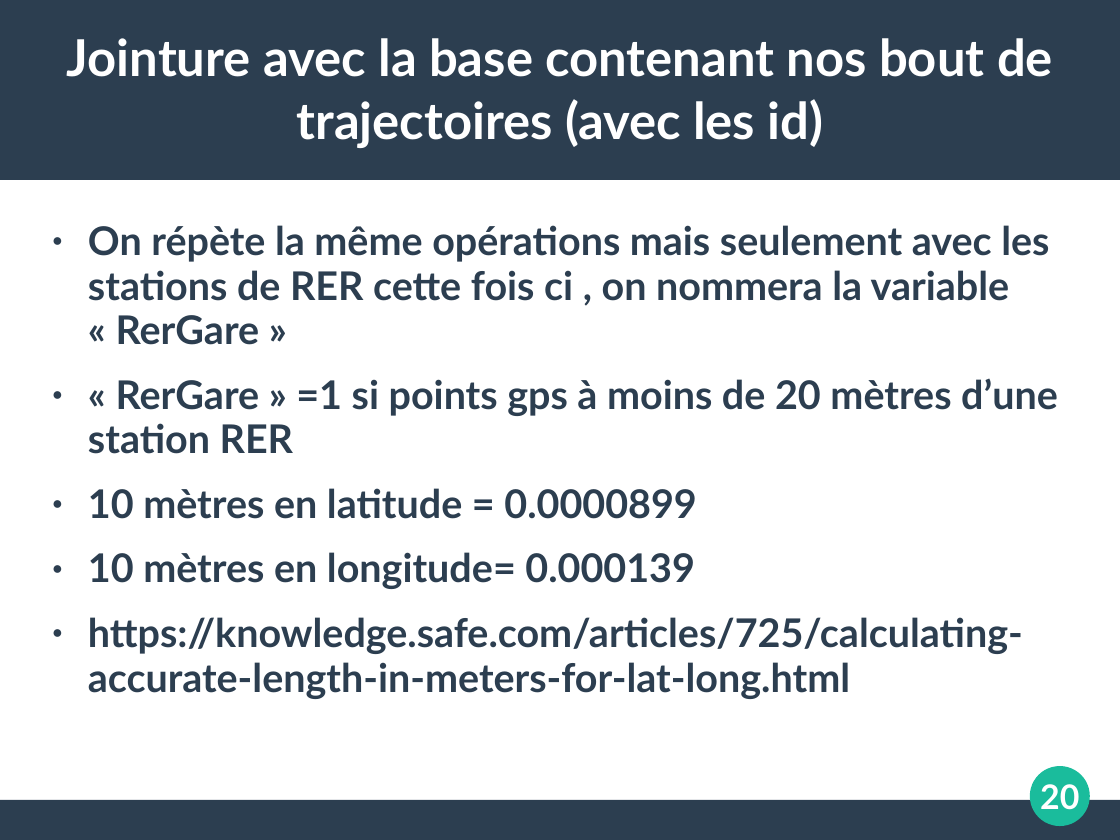
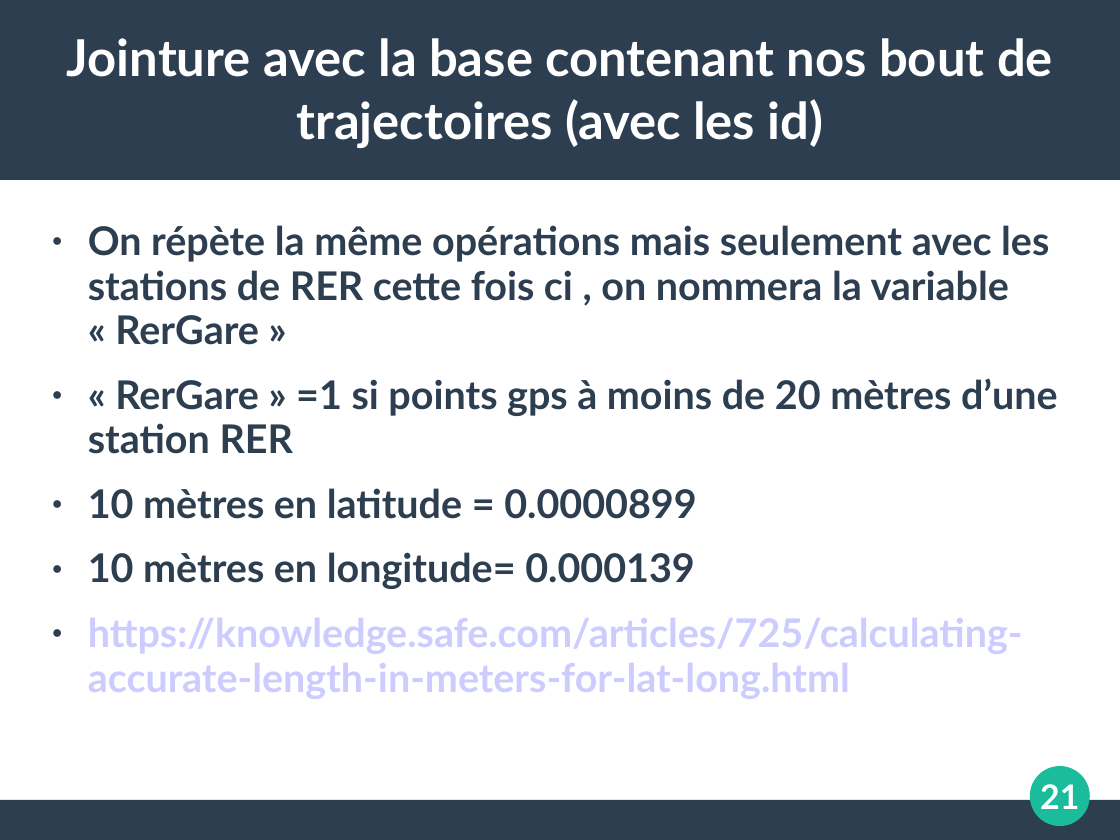
Before and after one commit to koper921/ProjetGps, a slide deck: slide 21 of Slide TER.ppt (slide 20 before the commit). Drawn at 1120x840 pixels with LibreOffice and Linux fonts; fonts in the diff are those of the drawing. Boxes give left, top, right and bottom in pixels: in the first picture for what was removed or moved away, otherwise in the second. Text is boxed around its words. In the diff, an @@ line names an element or a change of style, - is before the commit and + after.

```diff
--- a/Slide TER.ppt
+++ b/Slide TER.ppt
@@ text "On répète la même opérations ..." at box(88, 225, 1058, 699): text colour #2C3E50 to #CCCCFF in "https://knowledge.safe.com/articles/725/calculating-accurate ..." @@
@@ page number at box(1040, 784, 1079, 809): text changed @@
-20
+21
```
Also in this commit, not shown: 12 other slides changed, 1 slide added, 3 other files.
